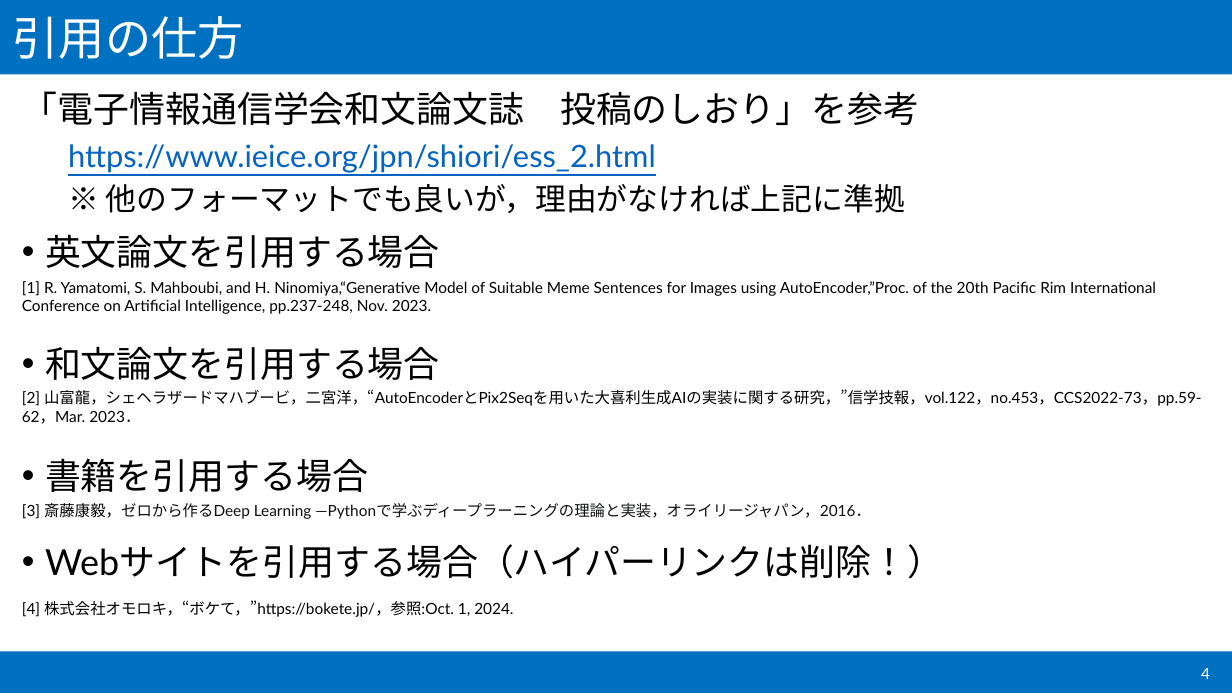
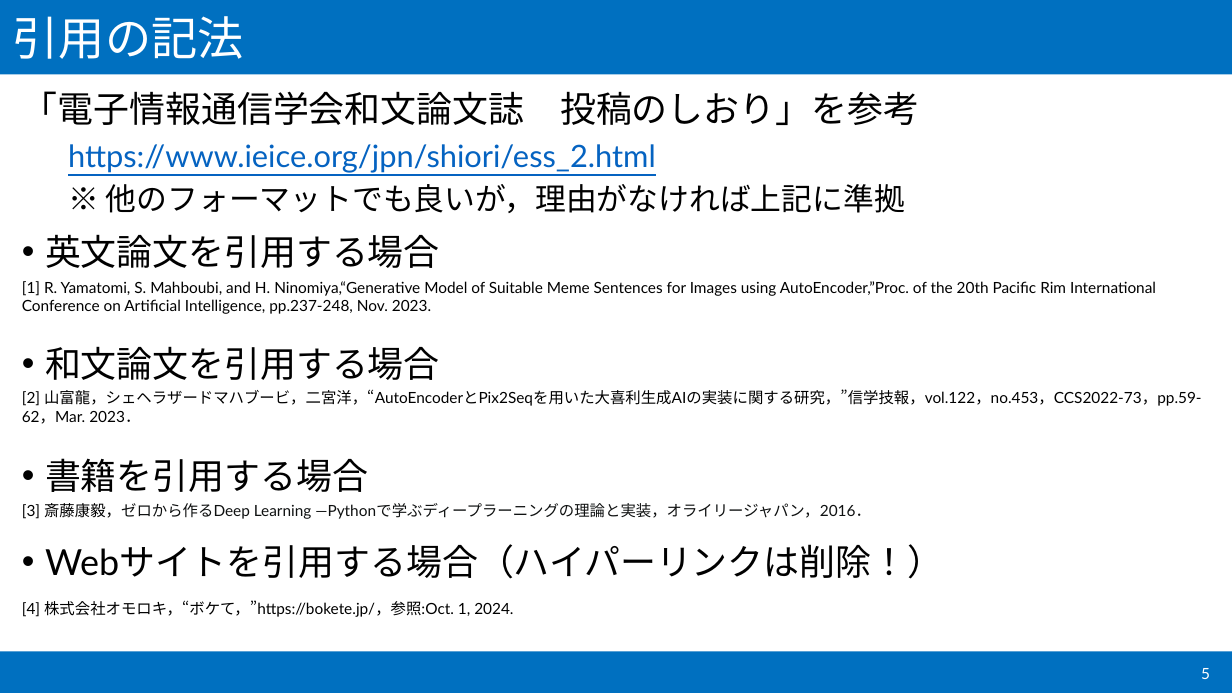
Before and after one commit to yryo1005/ai-pptx-kit, a slide deck: slide 5 of templates/research.pptx (slide 4 before the commit). Drawn at 1232x693 pixels with LibreOffice and Linux fonts; fonts in the diff are those of the drawing. Boxes give left, top, right and bottom in pixels: in the first picture for what was removed or moved away, otherwise in the second. Text is boxed around its words. In the diff, an @@ line names an element or a change of style, - is before the commit and + after.

```diff
--- a/templates/research.pptx
+++ b/templates/research.pptx
@@ title at (x1=13, y1=16, x2=244, y2=59): text changed @@
-引用の仕方
+引用の記法
@@ page number at (x1=1201, y1=668, x2=1210, y2=679): text changed @@
-4
+5
```
Also in this commit, not shown: 1 other slide changed, 2 slides added, 1 slide removed, 2 other files.
